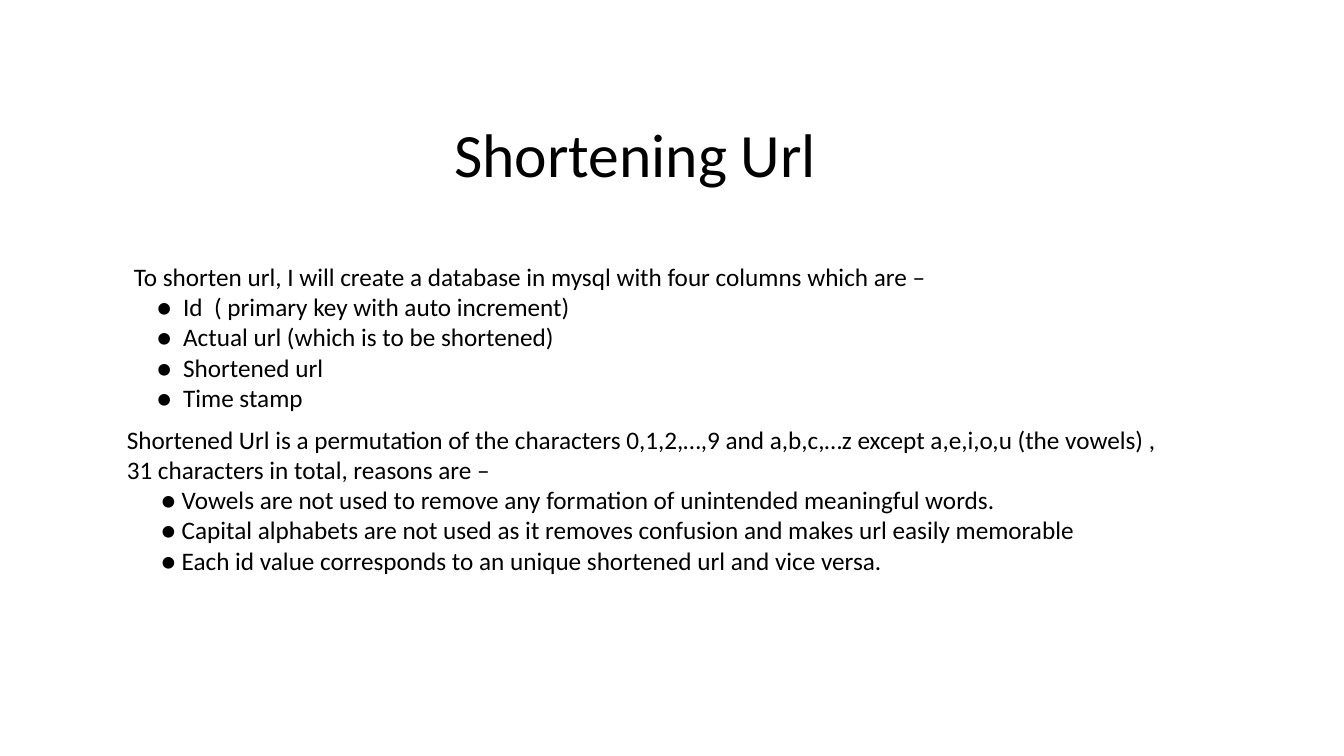
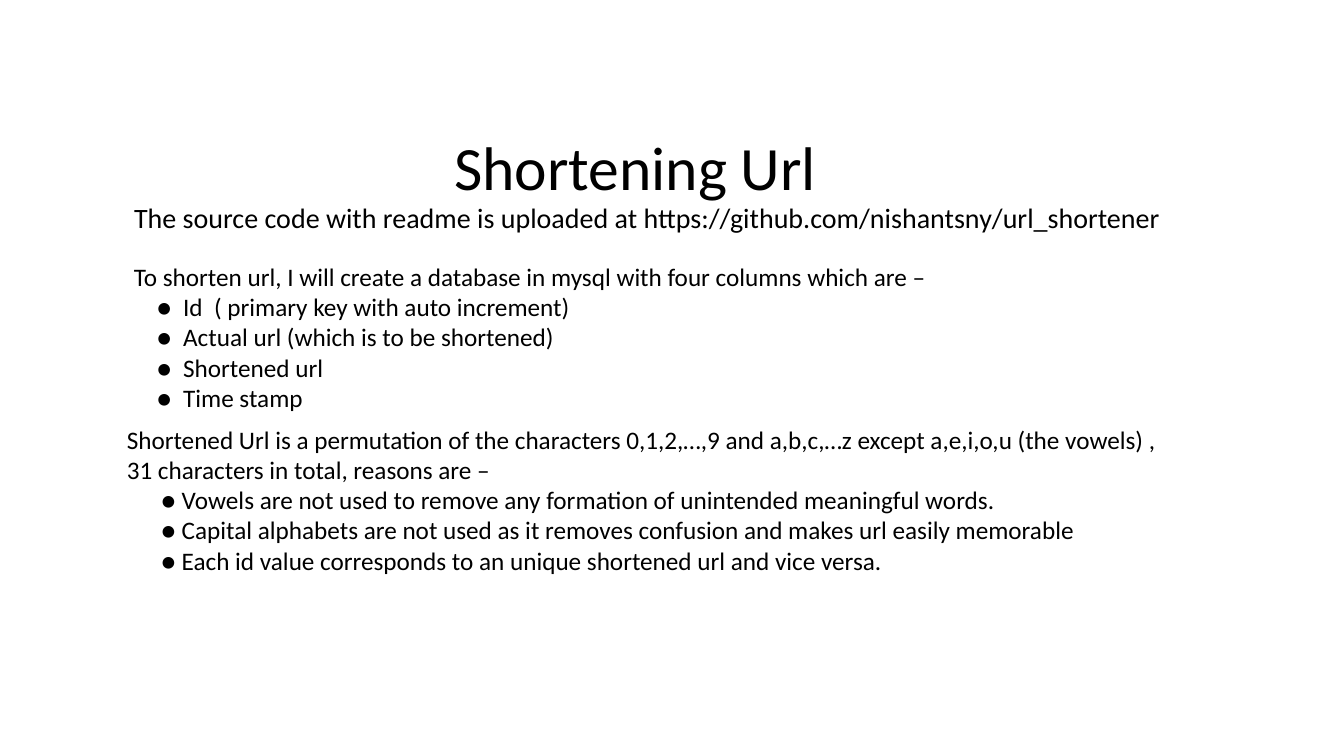
Before and after one commit to nishantsny/url_shortener, a slide deck: slide 1 of 12454_Nishant.pptx. Drawn at 1344x756 pixels with LibreOffice and Linux fonts; fonts in the diff are those of the drawing. Boxes give left, top, right and bottom in pixels: in the first picture for what was removed or moved away, otherwise in the second. Text is boxed around its words. In the diff, an @@ line names an element or a change of style, - is before the commit and + after.

```diff
--- a/12454_Nishant.pptx
+++ b/12454_Nishant.pptx
@@ text at (134, 208, 1160, 233): paragraph added @@
+The source code with readme is uploaded at https://github.com/nishantsny/url_shortener
```
Also in this commit, not shown: 1 other file.
